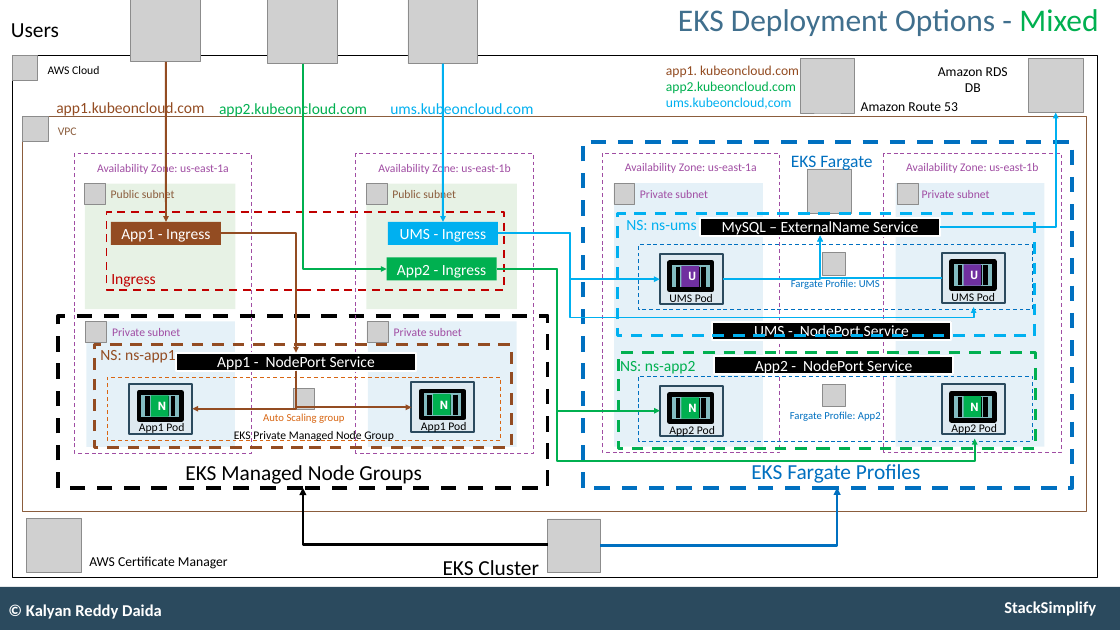
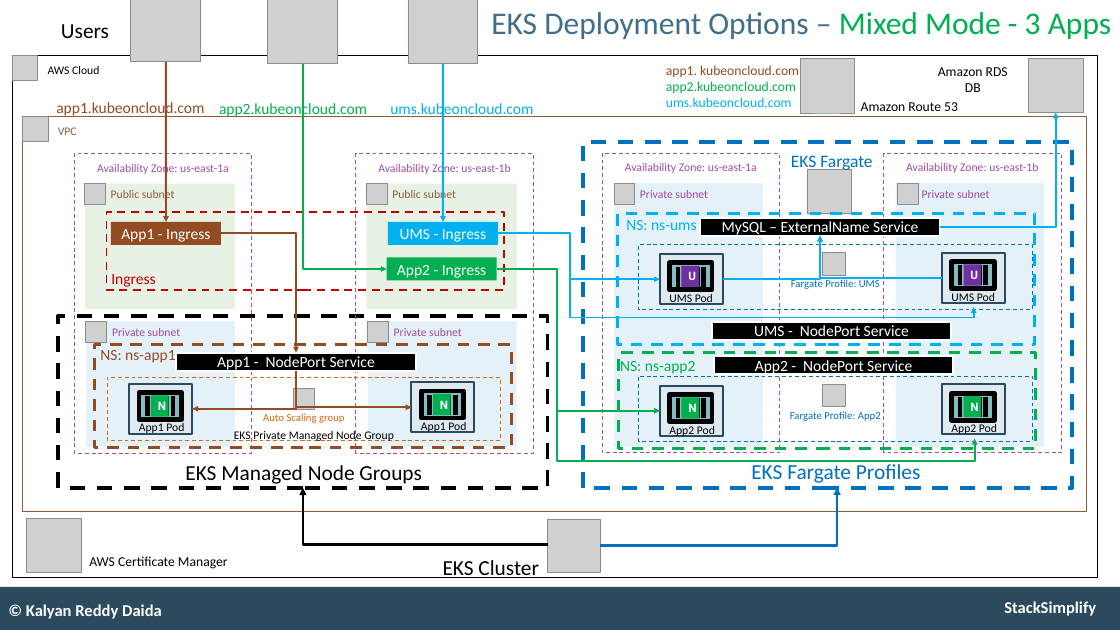
Before and after one commit to talvionyx/aws-eks-kubernetes-masterclass, a slide deck: slide 116 of presentation/AWS-Fargate-and-EKS-Masterclass.pptx. Drawn at 1120x630 pixels with LibreOffice and Linux fonts; fonts in the diff are those of the drawing; grey boxes stand for pictures. Boxes give left, top, right and bottom in pixels: in the first picture for what was removed or moved away, otherwise in the second. Text is boxed around its words. In the diff, an @@ line names an element or a change of style, - is before the commit and + after.

```diff
--- a/presentation/AWS-Fargate-and-EKS-Masterclass.pptx
+++ b/presentation/AWS-Fargate-and-EKS-Masterclass.pptx
@@ text "Users": place and size @@
-text "Users" at [11,23,59,37]
+text "Users" at [61,24,109,38]
@@ title at [491,12,1111,39]: text changed @@
-EKS Deployment Options - Mixed
+EKS Deployment Options – Mixed Mode - 3 Apps
@@ rectangle: place and size @@
-rectangle at [617,214,1035,336]
+rectangle at [617,214,1035,344]
```
Also in this commit, not shown: 1 other slide changed, 5 slides added.
